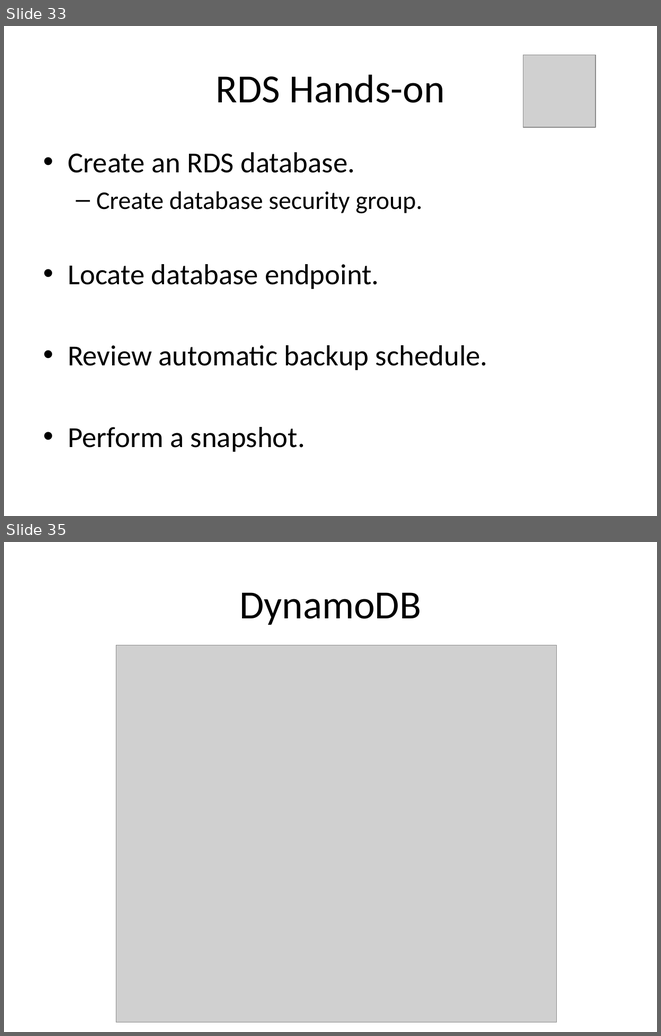
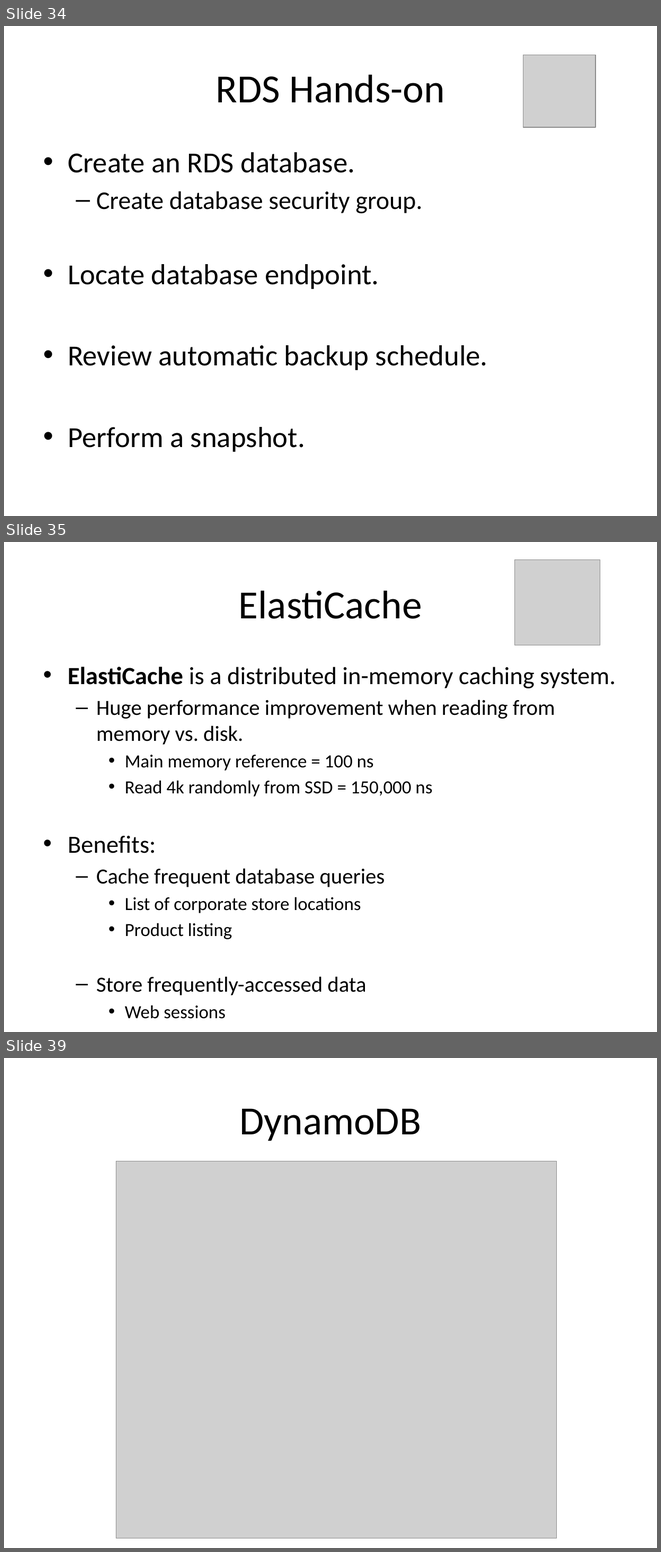
Before and after one commit to jasondbaker/infrastructure-class, a slide deck: lectures/infrastructure-week-4.pptx. Shown one above the other, each under a label of ours: slides 33 and 35 before the commit, slides 34, 35 and 39 after it; the slides between them are not shown. The pictures are 661x1036 and 661x1552 pixels, drawn with LibreOffice and Linux fonts; fonts in the diff are those of the drawing; grey boxes stand for pictures. Boxes give left, top, right and bottom in pixels: in the first picture for what was removed or moved away, otherwise in the second. Text is boxed around its words. In the diff, an @@ line names an element or a change of style, - is before the commit and + after.

```diff
--- a/lectures/infrastructure-week-4.pptx
+++ b/lectures/infrastructure-week-4.pptx
@@ slide 35 added at (4, 542, 657, 1032), background #FFFFFF @@
@@ picture added at (514, 559, 600, 645) @@
@@ title added at (239, 590, 422, 619), 44 pt, text #000000 @@
+ElastiCache
@@ text added at (68, 667, 616, 1018), 23.8 pt, text #000000 @@
+• ElastiCache is a distributed in-memory caching system.
+  – Huge performance improvement when reading from memory vs. disk.
+    • Main memory reference = 100 ns
+    • Read 4k randomly from SSD = 150,000 ns
+• Benefits:
+  – Cache frequent database queries
+    • List of corporate store locations
+    • Product listing
+  – Store frequently-accessed data
+    • Web sessions
@@ what was slide 33 is now slide 34 @@
@@ what was slide 35 is now slide 39 @@
```
Also in this commit, not shown: 7 slides changed, 7 other slides added, 1 slide removed.
